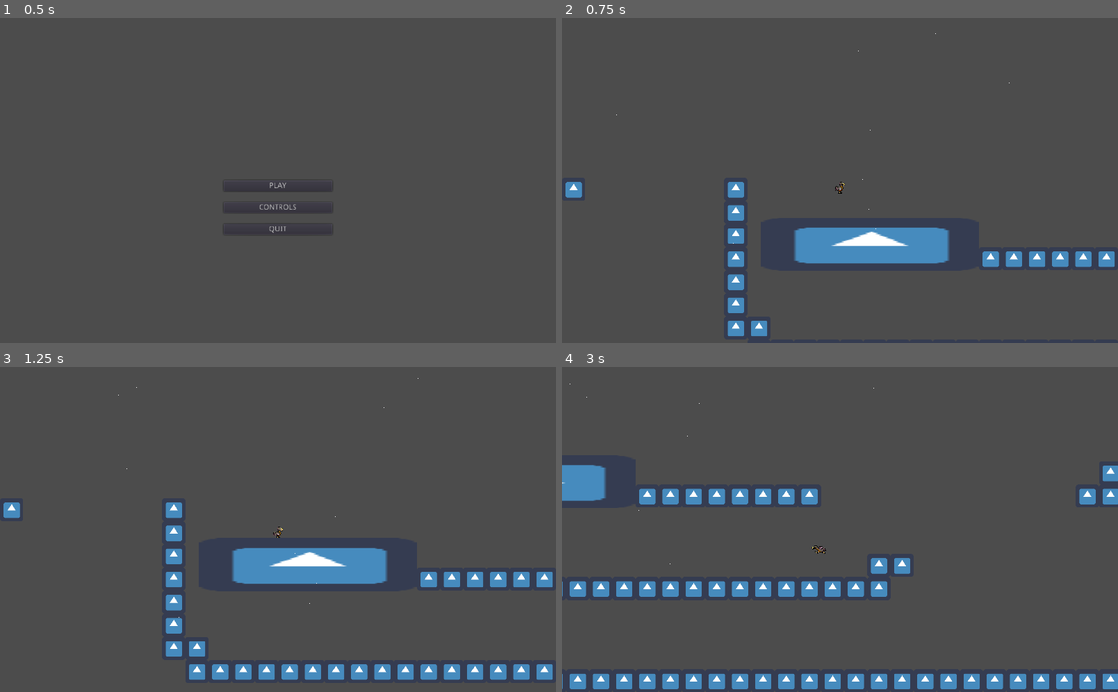
Above: before the commit, frames 1-4 (two rows, left to right).
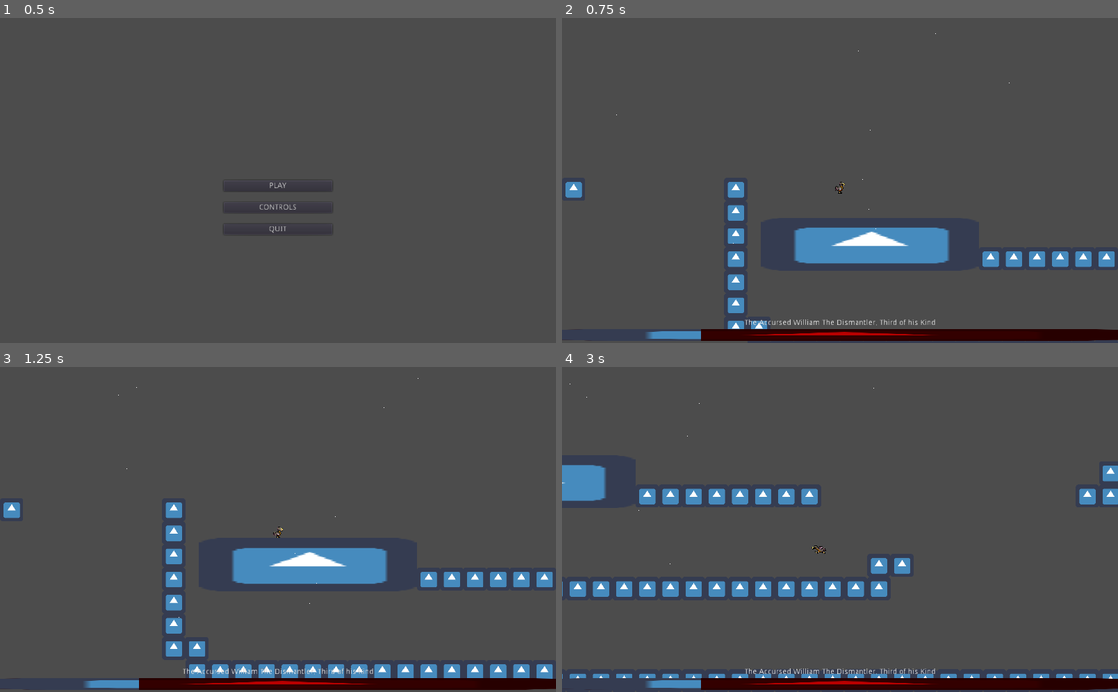
Above: after the commit, the same moments.

Repository: Struckdown/GDQ2021
Game: Godot game, scene res://MainMenu.tscn
The game is run twice, just before and just after one commit, with the same random seed, the same clock (stepped at 60 frames per second) and the same inputs. The engine's default icon, where the game draws it, is replaced by a stand-in: a white triangle on a blue panel in a dark square.
Inputs:
- Up to frame 1 (0.5 s): no input
- Up to frame 2 (0.75 s): click "PLAY" at 0.5 s
- Up to frame 3 (1.25 s): no input
- Up to frame 4 (3 s): hold D (right) 1.28-2.78 s; tap Shift (dash) at 1.35, 2.1, 2.85 s; tap Space (jump) at 1.52, 2.27 s; hold A (left) from 2.78 s (still down)

Frame 1 is identical in both runs. In frame 2, 3.2% of the frame differs, in the area x 0-100%, y 92-100%; in frame 3, 3.2%; in frame 4, 3.5%.

Commit message:
Added basic boss hp bar

Diff:
--- a/Dodo/Dodo.tscn
+++ b/Dodo/Dodo.tscn
@@ -108,7 +108,7 @@
 [node name="Sprite" type="Sprite" parent="."]
 texture = ExtResource( 3 )
 hframes = 4
-frame = 1
+frame = 2
 
 [node name="CollisionShape2D" type="CollisionShape2D" parent="."]
 shape = SubResource( 1 )
--- a/MainLevel.tscn
+++ b/MainLevel.tscn
@@ -1,8 +1,9 @@
-[gd_scene load_steps=6 format=2]
+[gd_scene load_steps=7 format=2]
 
 [ext_resource path="res://Dodo/Dodo.tscn" type="PackedScene" id=1]
 [ext_resource path="res://icon.png" type="Texture" id=2]
 [ext_resource path="res://Environment/Tilemap.tres" type="TileSet" id=3]
+[ext_resource path="res://Mechs/BossHp.tscn" type="PackedScene" id=4]
 
 [sub_resource type="ParticlesMaterial" id=2]
 emission_shape = 2
@@ -59,3 +60,9 @@
 tile_set = ExtResource( 3 )
 format = 1
 tile_data = PoolIntArray( -1638397, 0, 0, -1507329, 0, 0, -1572864, 0, 0, -1572863, 0, 0, -1572862, 0, 0, -1572860, 0,  …(3739 unchanged characters)…
+
+[node name="CanvasLayer" type="CanvasLayer" parent="."]
+
+[node name="BossHp" parent="CanvasLayer" instance=ExtResource( 4 )]
+margin_top = 556.163
+margin_bottom = 596.163
--- /dev/null
+++ b/Mechs/BossHp.tscn
@@ -0,0 +1,30 @@
+[gd_scene load_steps=2 format=2]
+
+[ext_resource path="res://icon.png" type="Texture" id=1]
+
+[node name="BossHp" type="VBoxContainer"]
+margin_right = 1024.0
+margin_bottom = 40.0
+__meta__ = {
+"_edit_use_anchors_": false
+}
+
+[node name="BossNameLbl" type="Label" parent="."]
+margin_right = 1024.0
+margin_bottom = 14.0
+text = "The Accursed William The Dismantler, Third of his Kind"
+align = 1
+__meta__ = {
+"_edit_use_anchors_": false
+}
+
+[node name="HealthBar" type="TextureProgress" parent="."]
+margin_top = 18.0
+margin_right = 1024.0
+margin_bottom = 40.0
+size_flags_vertical = 3
+value = 25.0
+texture_under = ExtResource( 1 )
+texture_progress = ExtResource( 1 )
+tint_under = Color( 0.729412, 0, 0, 1 )
+nine_patch_stretch = true
--- a/pauseMenu.tscn
+++ b/pauseMenu.tscn
@@ -1,31 +1,28 @@
-[gd_scene load_steps=12 format=2]
+[gd_scene load_steps=11 format=2]
 
 [ext_resource path="res://UI/Pause.png" type="Texture" id=1]
-[ext_resource path="res://UI/controls.png" type="Texture" id=2]
 [ext_resource path="res://Scripts/pause.gd" type="Script" id=3]
 [ext_resource path="res://UI/controls_hover.png" type="Texture" id=5]
 [ext_resource path="res://UI/controls_clicked.png" type="Texture" id=6]
 [ext_resource path="res://Font/PixelFJVerdana12pt.ttf" type="DynamicFontData" id=7]
 
-[sub_resource type="StyleBoxTexture" id=7]
+[sub_resource type="StyleBoxTexture" id=4]
 texture = ExtResource( 5 )
 region_rect = Rect2( 0, 0, 37, 19 )
 
-[sub_resource type="StyleBoxTexture" id=8]
+[sub_resource type="StyleBoxTexture" id=5]
 texture = ExtResource( 6 )
 region_rect = Rect2( 0, 0, 37, 19 )
 
-[sub_resource type="StyleBoxTexture" id=3]
-texture = ExtResource( 2 )
-region_rect = Rect2( 0, 0, 37, 19 )
+[sub_resource type="StyleBoxEmpty" id=3]
 
-[sub_resource type="DynamicFontData" id=9]
+[sub_resource type="DynamicFontData" id=6]
 
-[sub_resource type="DynamicFont" id=10]
+[sub_resource type="DynamicFont" id=7]
 extra_spacing_top = 24
 extra_spacing_bottom = 24
 font_data = ExtResource( 7 )
-fallback/0 = SubResource( 9 )
+fallback/0 = SubResource( 6 )
 
 [node name="Pause Menu" type="Control"]
 pause_mode = 2
@@ -85,25 +82,25 @@
 margin_bottom = 84.0
 grow_horizontal = 2
 size_flags_horizontal = 0
-custom_styles/hover = SubResource( 7 )
-custom_styles/pressed = SubResource( 8 )
+custom_styles/hover = SubResource( 4 )
+custom_styles/pressed = SubResource( 5 )
 custom_styles/normal = SubResource( 3 )
-custom_fonts/font = SubResource( 10 )
+custom_fonts/font = SubResource( 7 )
 text = "   Resume   "
 __meta__ = {
 "_edit_use_anchors_": false
 }
 
 [node name="quit" type="Button" parent="CenterContainer/VBoxContainer"]
-margin_top = 110.0
+margin_top = 88.0
 margin_right = 170.0
 margin_bottom = 172.0
 grow_horizontal = 2
 size_flags_horizontal = 0
-custom_styles/hover = SubResource( 7 )
-custom_styles/pressed = SubResource( 8 )
+custom_styles/hover = SubResource( 4 )
+custom_styles/pressed = SubResource( 5 )
 custom_styles/normal = SubResource( 3 )
-custom_fonts/font = SubResource( 10 )
+custom_fonts/font = SubResource( 7 )
 text = "       Quit       "
 __meta__ = {
 "_edit_use_anchors_": false
Not shown, changed: Artwork/Controls.png.import
